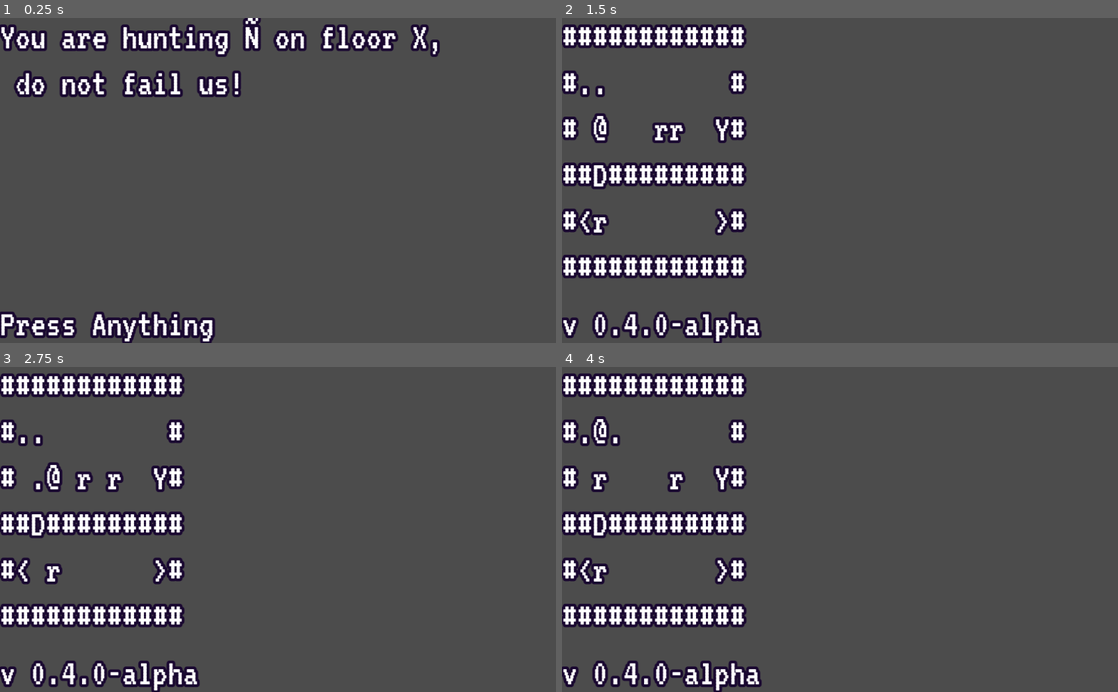
Above: before the commit, frames 1-4 (two rows, left to right).
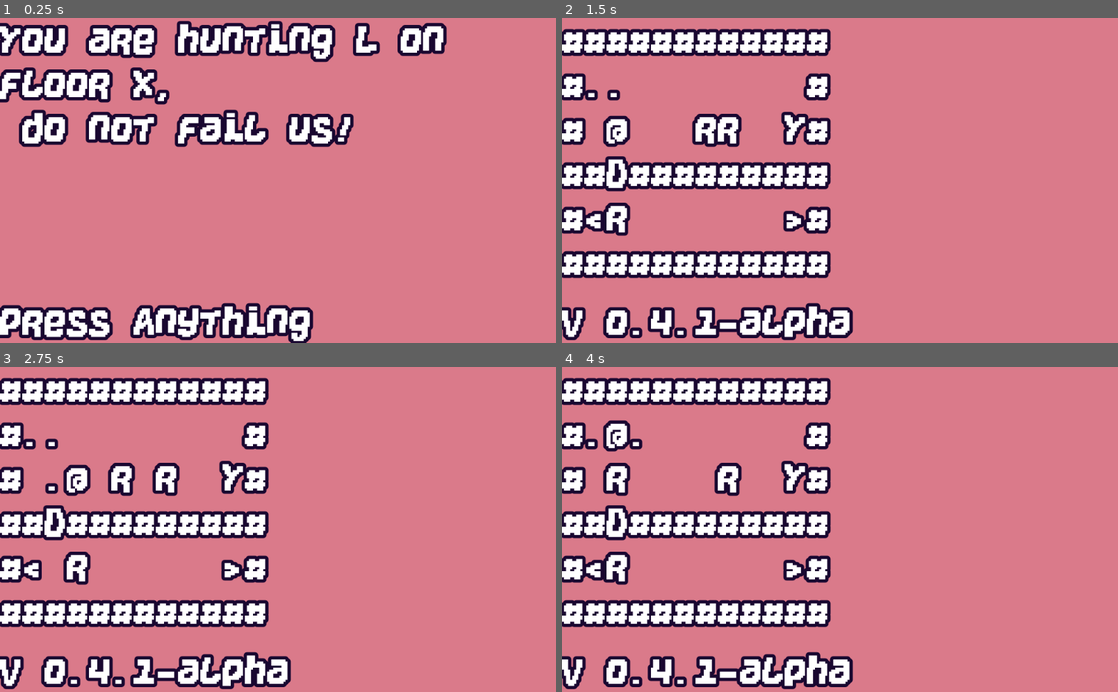
Above: after the commit, the same moments.

Repository: KaizNike/Defeating-User-Built-Dungeon
Game: Godot game, scene res://Main.tscn
Same seed, same stepped clock (60 frames per second), same inputs: the game is played once before the commit and once after it.
Inputs:
- Up to frame 1 (0.25 s): no input
- Up to frame 2 (1.5 s): tap Enter at 0.5 s; hold Right (move_right) 0.53-1.28 s; hold V (version_display) 0.53-1.28 s; tap Space at 1.25 s; hold Down (move_down) from 1.28 s (still down); tap . (wait) at 1.35 s
- Up to frame 3 (2.75 s): tap Enter at 2 s; release Down (move_down) at 2.03 s; hold Right (move_right) from 2.03 s (still down); hold V (version_display) from 2.03 s (still down)
- Up to frame 4 (4 s): tap Space at 2.75 s; release Right (move_right) at 2.78 s; release V (version_display) at 2.78 s; hold Up (move_up) 2.78-3.53 s; tap . (wait) at 2.85 s; tap Enter at 3.5 s; hold Left (move_left) from 3.53 s (still down); hold V (version_display) from 3.53 s (still down)

The runs differ from the first frame. In frame 1, 98% of the frame differs, in the area x 0-100%, y 0-100%; in frame 2, 97%; in frame 3, 97%; in frame 4, 97%.

Commit message:
v0.4.1 - Visual Update
Included credits for Energy by @somepx

Diff:
--- a/Defeating User Built Dungeon/Font.tres
+++ b/Defeating User Built Dungeon/Font.tres
@@ -1,10 +1,10 @@
 [gd_resource type="DynamicFont" load_steps=2 format=2]
 
-[ext_resource path="res://as/VT323-Regular.ttf" type="DynamicFontData" id=1]
+[ext_resource path="res://as/energy-v1/Energy.otf" type="DynamicFontData" id=1]
 
 [resource]
-size = 14
-outline_size = 1
+size = 60
+outline_size = 6
 outline_color = Color( 0.0980392, 0.027451, 0.188235, 1 )
 use_filter = true
 font_data = ExtResource( 1 )
--- a/Defeating User Built Dungeon/Main.gd
+++ b/Defeating User Built Dungeon/Main.gd
@@ -1,8 +1,8 @@
 extends Node
 
 # Major, Minor, Patch
-var version = [0, 4, 0, "-alpha"]
-# Latest - Week 4 - Making Mobs Move
+var version = [0, 4, 1, "-alpha"]
+# Latest - Week 4 Update - New Visuals
 
 # Future ideas - Friendly or neutral mobs
 
@@ -27,7 +27,7 @@
 """
 #############
 #OY#      #O#
-# ##     Ñ# #
+# ##     L# #
 #@ D      D #
 #############
 """]
@@ -36,7 +36,7 @@
 
 const INTERACTS = [">", "<", "Y", "D", "K", "%"]
 const COLLIDES = ["#", "D", "X"]
-const ENTITIES = ["r", "k", "g", "Ñ", "@"]
+const ENTITIES = ["r", "k", "g", "L", "@"]
 const WEAPONS = ["T", "S"]
 const ARMORS = ["O", "P", "B"]
 
@@ -53,7 +53,7 @@
 	Rooms.append(RoomsStore[0])
 	game_array = _get_text_as_array(Rooms[0])
 	_actors_init(game_array)
-	$VSplitContainer/LevelLabel.text = "You are hunting Ñ on floor X,\n do not fail us!"
+	$VSplitContainer/LevelLabel.text = "You are hunting L on floor X,\n do not fail us!"
 	$VSplitContainer/StatusLabel.text = "Press Anything"
 	waiting = true
 
--- a/Defeating User Built Dungeon/Main.tscn
+++ b/Defeating User Built Dungeon/Main.tscn
@@ -16,7 +16,7 @@
 
 [node name="LevelLabel" type="Label" parent="VSplitContainer"]
 margin_right = 1024.0
-margin_bottom = 585.0
+margin_bottom = 521.0
 size_flags_vertical = 3
 custom_fonts/font = ExtResource( 2 )
 text = "XXXXXXXXXXXX
@@ -25,10 +25,11 @@
 XXDXXXXXXXXX
 X..........X
 XXXXXXXXXXXX"
+autowrap = true
 clip_text = true
 
 [node name="StatusLabel" type="Label" parent="VSplitContainer"]
-margin_top = 585.0
+margin_top = 521.0
 margin_right = 1024.0
 margin_bottom = 600.0
 custom_fonts/font = ExtResource( 2 )
--- /dev/null
+++ b/Defeating User Built Dungeon/as/energy-v1/Energy.svg
@@ -0,0 +1,234 @@
+<?xml version="1.0" standalone="no"?>
+<!DOCTYPE svg PUBLIC "-//W3C//DTD SVG 1.1//EN" "http://www.w3.org/Graphics/SVG/1.1/DTD/svg11.dtd" >
+<svg>
+<metadata>
+Created by FontForge 20090914 at Wed Jul 28 10:28:06 2021
+ By www-data
+</metadata>
+<defs>
+<font id="Energy" horiz-adv-x="704" >
+  <font-face
+    font-family="Energy"
+    font-weight="400"
+    font-stretch="normal"
+    units-per-em="1024"
+    panose-1="0 0 4 0 0 0 0 0 0 0"
+    ascent="819"
+    descent="-205"
+    x-height="704"
+    cap-height="832"
+    bbox="0 -192 640 960"
+    underline-thickness="51"
+    underline-position="126"
+    unicode-range="U+0020-U+20AC"
+  />
+<missing-glyph
+ />
+    <glyph glyph-name=".notdef"
+ />
+    <glyph glyph-name="space" unicode=" "
+ />
+    <glyph glyph-name="exclam" unicode="!"
+d="M320 768h192v-256h-64v-128h-64v-192h-192v192h64v128h64v256zM128 128h192v-128h-192v128z" />
+    <glyph glyph-name="quotedbl" unicode="&#x22;"
+d="M64 832h192v-192h-128v64h-64v128zM320 832h192v-192h-128v64h-64v128z" />
+    <glyph glyph-name="numbersign" unicode="#"
+d="M128 640h192v-64h128v64h192v-320h-64v-64h64v-128h-64v-128h-192v64h-128v-64h-192v64h-64v192h128v128h-64v192h64v64zM320 384v-64h-64v-64h128v64h64v64h-128z" />
+    <glyph glyph-name="dollar" unicode="$"
+d="M320 896h128v-64h128v-192h-128v-192h128v-64h64v-256h-64v-64h-64v-64h-128v-64h-128v64h-192v64h-64v192h192v-64h64v128h-64v64h-64v128h-64v256h128v64h128v64zM256 640v-128h64v128h-64zM384 256v-64h64v64h-64z" />
+    <glyph glyph-name="percent" unicode="%"
+d="M320 640h192v-192h-64v-128h-64v-64h256v-256h-256v192h-64v-192h-192v192h64v128h-192v256h256v-64h64v128zM64 512v-64h64v64h-64zM448 128v-64h64v64h-64z" />
+    <glyph glyph-name="ampersand" unicode="&#x26;"
+d="M128 768h384v-64h64v-256h-192v192h-64v-64h-64v-128h64v-64h256v-128h-64v-64h64v-64h64v-128h-192v64h-64v-64h-64v-64h-192v64h-64v64h-64v256h64v64h64v128h-64v192h64v64zM192 320v-192h128v128h-64v64h-64z" />
+    <glyph glyph-name="quotesingle" unicode="'"
+d="M128 768h192v-256h-64v-128h-192v192h64v192z" />
+    <glyph glyph-name="parenleft" unicode="("
+d="M128 768h320v-192h-192v-64h-64v-320h64v-64h192v-192h-320v64h-64v704h64v64z" />
+    <glyph glyph-name="parenright" unicode=")"
+d="M64 768h320v-64h64v-704h-64v-64h-320v192h192v64h64v320h-64v64h-192v192z" />
+    <glyph glyph-name="asterisk" unicode="*"
+d="M64 512h192v-64h128v64h192v-192h-128v-64h128v-192h-192v64h-128v-64h-192v192h128v64h-128v192z" />
+    <glyph glyph-name="plus" unicode="+"
+d="M192 512h256v-128h128v-192h-128v-128h-256v128h-128v192h128v128z" />
+    <glyph glyph-name="comma" unicode=","
+d="M128 128h192v-128h-64v-128h-192v128h64v128z" />
+    <glyph glyph-name="hyphen" unicode="-"
+d="M64 384h512v-192h-512v192z" />
+    <glyph glyph-name="period" unicode="."
+d="M128 128h192v-128h-192v128z" />
+    <glyph glyph-name="slash" unicode="/"
+d="M256 832h192v-576h-128v-256h-192v320h128v512z" />
+    <glyph glyph-name="zero" unicode="0"
+d="M128 768h448v-64h64v-448h-64v-192h-64v-64h-448v64h-64v448h64v192h64v64zM256 576v-192h-64v-192h192v192h64v192h-192z" />
+    <glyph glyph-name="one" unicode="1"
+d="M128 768h384v-384h-64v-192h192v-192h-640v192h192v64h64v192h64v128h-192v192z" />
+    <glyph glyph-name="two" unicode="2"
+d="M128 768h384v-64h64v-320h-64v-64h-64v-64h-192v-64h384v-192h-640v256h64v64h64v64h64v64h192v128h-128v-64h-192v192h64v64z" />
+    <glyph glyph-name="three" unicode="3"
+d="M192 768h384v-64h64v-320h-128v-64h64v-256h-64v-64h-448v64h-64v192h192v-64h192v64h-128v192h192v128h-128v-64h-192v192h64v64z" />
+    <glyph glyph-name="four" unicode="4"
+d="M64 768h192v-320h-64v-64h256v384h192v-512h-64v-256h-192v192h-384v320h64v256z" />
+    <glyph glyph-name="five" unicode="5"
+d="M0 768h576v-192h-384v-64h320v-64h64v-64h64v-320h-64v-64h-448v64h-64v192h192v-64h192v128h-320v64h-64v64h-64v320z" />
+    <glyph glyph-name="six" unicode="6"
+d="M64 768h384v-192h-256v-128h64v64h256v-64h64v-64h64v-320h-64v-64h-448v64h-64v64h-64v576h64v64zM192 320v-64h64v-64h192v128h-256z" />
+    <glyph glyph-name="seven" unicode="7"
+d="M0 768h640v-320h-64v-64h-64v-64h-64v-320h-256v256h64v64h64v128h64v64h64v64h-448v192z" />
+    <glyph glyph-name="eight" unicode="8"
+d="M128 768h448v-64h64v-256h-128v-64h64v-256h-64v-128h-448v64h-64v320h64v320h64v64zM320 640v-64h-64v-128h128v64h64v128h-128zM192 320v-128h192v128h-192z" />
+    <glyph glyph-name="nine" unicode="9"
+d="M128 768h448v-64h64v-512h-64v-192h-192v256h64v64h-64v-64h-256v64h-64v384h64v64zM256 576v-128h192v128h-192z" />
+    <glyph glyph-name="colon" unicode=":"
+d="M128 448h192v-128h-192v128zM128 256h192v-128h-192v128z" />
+    <glyph glyph-name="semicolon" unicode=";"
+d="M128 320h192v-128h-192v128zM128 128h192v-128h-64v-128h-192v128h64v128z" />
+    <glyph glyph-name="less" unicode="&#x3c;"
+d="M320 512h192v-192h-192v-64h192v-192h-192v64h-128v64h-128v192h128v64h128v64z" />
+    <glyph glyph-name="equal" unicode="="
+d="M64 512h512v-128h-512v128zM64 320h512v-192h-512v192z" />
+    <glyph glyph-name="greater" unicode="&#x3e;"
+d="M64 512h192v-64h128v-64h128v-192h-128v-64h-128v-64h-192v192h192v64h-192v192z" />
+    <glyph glyph-name="question" unicode="?"
+d="M192 768h320v-64h64v-256h-64v-64h-64v-64h-64v-128h-192v128h64v128h64v64h64v64h-128v-64h-128v192h64v64zM128 128h192v-128h-192v128z" />
+    <glyph glyph-name="at" unicode="@"
+d="M128 704h448v-64h64v-512h-64v-64h-64v-64h-192v64h-64v64h-64v256h64v64h192v64h-256v-64h-64v-384h128v-128h-192v64h-64v576h64v64h64v64zM320 320v-128h64v64h64v64h-128z" />
+    <glyph glyph-name="A" unicode="A"
+d="M256 832h256v-320h64v-192h64v-320h-192v320h-64v-64h-64v-64h-128v-192h-192v256h64v192h64v192h64v128h64v64zM320 640v-128h-64v-128h64v64h64v192h-64z" />
+    <glyph glyph-name="B" unicode="B"
+d="M128 832h448v-64h64v-256h-128v-64h64v-64h64v-192h-64v-128h-64v-128h-448v64h-64v448h64v320h64v64zM320 704v-64h-64v-128h128v64h64v128h-128zM384 384v-64h-192v-192h192v128h64v128h-64z" />
+    <glyph glyph-name="C" unicode="C"
+d="M128 832h448v-64h64v-256h-192v128h-192v-128h-64v-320h192v64h192v-192h-64v-64h-448v64h-64v512h64v192h64v64z" />
+    <glyph glyph-name="D" unicode="D"
+d="M64 832h448v-128h64v-192h64v-320h-64v-128h-64v-128h-448v64h-64v448h64v384zM256 704v-384h-64v-192h192v128h64v256h-64v192h-128z" />
+    <glyph glyph-name="E" unicode="E"
+d="M192 832h448v-192h-320v-64h-64v-64h256v-192h-320v-128h448v-192h-640v384h64v256h64v128h64v64z" />
+    <glyph glyph-name="F" unicode="F"
+d="M192 832h448v-192h-320v-64h-64v-64h256v-192h-256v-128h-64v-192h-192v256h64v384h64v128h64v64z" />
+    <glyph glyph-name="G" unicode="G"
+d="M128 832h448v-64h64v-256h-192v128h-192v-128h-64v-320h192v64h-128v128h64v64h256v-384h-64v-64h-448v64h-64v512h64v192h64v64z" />
+    <glyph glyph-name="H" unicode="H"
+d="M448 832h192v-576h-64v-256h-192v256h-192v-256h-192v384h64v384h192v-320h192v384z" />
+    <glyph glyph-name="I" unicode="I"
+d="M64 832h576v-192h-192v-192h-64v-256h256v-192h-640v192h192v256h64v192h-192v192z" />
+    <glyph glyph-name="J" unicode="J"
+d="M384 832h256v-384h-64v-256h-64v-192h-64v-64h-128v-64h-256v64h-64v192h192v-64h128v384h64v384z" />
+    <glyph glyph-name="K" unicode="K"
+d="M64 832h256v-256h64v192h192v-256h-64v-128h-64v-128h64v-64h64v-64h64v-128h-256v64h-64v64h-64v128h-64v-256h-192v384h64v448zM256 512v-64h64v64h-64z" />
+    <glyph glyph-name="L" unicode="L"
+d="M64 832h256v-192h-64v-256h-64v-192h192v64h256v-192h-192v-64h-448v448h64v384z" />
+    <glyph glyph-name="M" unicode="M"
+d="M0 832h256v-64h128v64h256v-512h-64v-320h-192v320h64v320h-64v-128h-128v128h-64v-640h-192v832z" />
+    <glyph glyph-name="N" unicode="N"
+d="M0 832h320v-64h64v-192h64v256h192v-512h-64v-320h-192v320h64v64h-128v64h-64v128h-64v-576h-192v832z" />
+    <glyph glyph-name="O" unicode="O"
+d="M128 832h448v-64h64v-448h-64v-256h-64v-64h-448v64h-64v512h64v192h64v64zM256 640v-192h-64v-256h192v256h64v192h-192z" />
+    <glyph glyph-name="P" unicode="P"
+d="M128 832h448v-64h64v-448h-64v-64h-64v-64h-256v-192h-256v576h64v192h64v64zM256 640v-128h-64v-192h128v64h64v64h64v192h-192z" />
+    <glyph glyph-name="Q" unicode="Q"
+d="M128 832h448v-64h64v-448h-64v-128h-128v-64h128v-192h-320v64h-64v64h-128v64h-64v448h64v192h64v64zM256 640v-192h-64v-192h128v64h64v128h64v192h-192z" />
+    <glyph glyph-name="R" unicode="R"
+d="M128 832h448v-64h64v-320h-64v-64h-64v-64h64v-320h-192v256h-64v64h-128v-320h-192v640h64v128h64v64zM256 640v-128h-64v-64h192v64h64v128h-192z" />
+    <glyph glyph-name="S" unicode="S"
+d="M192 832h320v-64h64v-192h-192v64h-128v-128h128v-64h192v-64h64v-256h-64v-64h-64v-64h-448v64h-64v192h192v-64h256v64h-64v64h-192v64h-64v128h-64v256h128v64z" />
+    <glyph glyph-name="T" unicode="T"
+d="M448 832h192v-192h-192v-256h-64v-384h-192v384h64v192h-256v192h448v64z" />
+    <glyph glyph-name="U" unicode="U"
+d="M64 832h192v-384h-64v-256h128v64h64v192h64v384h192v-512h-64v-256h-64v-64h-448v64h-64v512h64v256z" />
+    <glyph glyph-name="V" unicode="V"
+d="M0 832h192v-320h64v-320h64v128h64v192h64v320h192v-256h-64v-192h-64v-192h-64v-128h-64v-64h-192v64h-64v256h-64v192h-64v320z" />
+    <glyph glyph-name="W" unicode="W"
+d="M384 832h192v-256h64v-576h-256v64h-128v-64h-256v768h192v-576h64v128h128v-128h64v384h-64v256z" />
+    <glyph glyph-name="X" unicode="X"
+d="M0 832h192v-64h64v-192h64v64h128v128h192v-192h-128v-64h-64v-64h-64v-64h64v-64h64v-64h64v-192h-192v128h-64v64h-64v-64h-64v-192h-192v256h64v64h64v64h64v64h-64v64h-64v128h-64v192z" />
+    <glyph glyph-name="Y" unicode="Y"
+d="M0 832h192v-64h64v-192h64v64h128v128h192v-192h-128v-64h-64v-64h-64v-128h-64v-128h-64v-192h-192v320h64v64h64v64h-64v64h-64v128h-64v192z" />
+    <glyph glyph-name="Z" unicode="Z"
+d="M64 768h576v-192h-64v-64h-64v-64h-64v-64h-64v-64h-64v-64h-64v-64h384v-192h-640v256h64v64h64v64h64v64h64v64h64v64h-256v192z" />
+    <glyph glyph-name="bracketleft" unicode="["
+d="M64 768h384v-192h-256v-448h256v-192h-384v832z" />
+    <glyph glyph-name="backslash" unicode="\"
+d="M128 832h192v-256h128v-576h-192v512h-128v320z" />
+    <glyph glyph-name="bracketright" unicode="]"
+d="M64 768h384v-832h-384v192h256v448h-256v192z" />
+    <glyph glyph-name="asciicircum" unicode="^"
+d="M256 832h128v-128h128v-256h-192v128h-64v-64h-192v192h128v64h64v64z" />
+    <glyph glyph-name="underscore" unicode="_"
+d="M64 128h512v-192h-512v192z" />
+    <glyph glyph-name="grave" unicode="`"
+d="M64 896h192v-128h128v-192h-256v128h-64v192z" />
+    <glyph glyph-name="a" unicode="a"
+d="M128 768h448v-64h64v-576h-64v-64h-64v-64h-448v64h-64v320h64v64h128v64h256v64h-320v192zM320 384v-64h-128v-128h192v64h64v128h-128z" />
+    <glyph glyph-name="b" unicode="b"
+d="M64 896h256v-256h64v64h192v-64h64v-384h-64v-192h-64v-64h-448v64h-64v448h64v384zM256 512v-64h-64v-256h192v128h64v192h-192z" />
+    <glyph glyph-name="c" unicode="c"
+d="M128 704h448v-64h64v-256h-192v128h-192v-128h-64v-256h192v64h192v-192h-64v-64h-448v64h-64v448h64v192h64v64z" />
+    <glyph glyph-name="d" unicode="d"
+d="M384 896h256v-704h-64v-192h-64v-64h-448v64h-64v512h64v128h64v64h192v-64h64v256zM256 512v-64h-64v-320h192v128h64v256h-192z" />
+    <glyph glyph-name="e" unicode="e"
+d="M128 768h448v-64h64v-384h-64v-64h-384v-128h192v64h192v-192h-64v-64h-448v64h-64v576h64v128h64v64zM256 576v-64h-64v-128h192v64h64v128h-192z" />
+    <glyph glyph-name="f" unicode="f"
+d="M192 768h448v-192h-320v-64h-64v-64h256v-192h-256v-128h-64v-192h-192v256h64v384h64v128h64v64z" />
+    <glyph glyph-name="g" unicode="g"
+d="M128 768h448v-64h64v-448h-64v-320h-64v-64h-64v-64h-320v64h-64v192h192v-128h64v64h64v128h-320v64h-64v384h64v128h64v64zM256 576v-64h-64v-192h192v64h64v192h-192z" />
+    <glyph glyph-name="h" unicode="h"
+d="M64 896h256v-256h64v64h192v-64h64v-384h-64v-256h-192v320h64v192h-192v-64h-64v-448h-192v512h64v384z" />
+    <glyph glyph-name="i" unicode="i"
+d="M128 896h256v-128h-256v128zM128 704h256v-448h256v-256h-256v64h-128v-64h-192v256h64v448z" />
+    <glyph glyph-name="j" unicode="j"
+d="M384 896h256v-128h-256v128zM384 704h256v-256h-64v-256h-64v-192h-64v-64h-128v-64h-256v64h-64v192h192v-64h128v384h64v256z" />
+    <glyph glyph-name="k" unicode="k"
+d="M64 768h256v-192h64v64h192v-128h-64v-128h-64v-128h64v-64h64v-64h64v-192h-192v64h-64v64h-64v64h-64v128h-64v-320h-192v448h64v384zM256 512v-64h64v64h-64z" />
+    <glyph glyph-name="l" unicode="l"
+d="M128 832h192v-192h-64v-256h-64v-192h192v64h64v64h192v-192h-64v-64h-64v-64h-448v64h-64v384h64v256h64v128z" />
+    <glyph glyph-name="m" unicode="m"
+d="M0 768h256v-64h128v64h256v-512h-64v-256h-192v256h64v320h-64v-128h-128v128h-64v-576h-192v768z" />
+    <glyph glyph-name="n" unicode="n"
+d="M128 832h448v-64h64v-448h-64v-256h-192v384h64v192h-192v-128h-64v-448h-192v576h64v128h64v64z" />
+    <glyph glyph-name="o" unicode="o"
+d="M128 768h448v-64h64v-448h-64v-192h-64v-64h-448v64h-64v448h64v192h64v64zM256 576v-192h-64v-192h192v192h64v192h-192z" />
+    <glyph glyph-name="p" unicode="p"
+d="M128 768h448v-64h64v-448h-64v-64h-64v-64h-256v-192h-256v576h64v192h64v64zM256 576v-128h-64v-192h128v64h64v64h64v192h-192z" />
+    <glyph glyph-name="q" unicode="q"
+d="M128 768h448v-64h64v-448h-64v-384h-256v256h-64v-64h-192v64h-64v384h64v192h64v64zM256 576v-128h-64v-192h192v64h64v256h-192z" />
+    <glyph glyph-name="r" unicode="r"
+d="M128 768h448v-64h64v-320h-64v-64h-64v-64h64v-320h-192v256h-64v64h-128v-256h-192v576h64v128h64v64zM256 576v-128h-64v-64h192v64h64v128h-192z" />
+    <glyph glyph-name="s" unicode="s"
+d="M192 768h320v-64h64v-192h-192v64h-128v-128h128v-64h192v-64h64v-256h-64v-64h-64v-64h-448v64h-64v192h192v-64h256v64h-64v64h-192v64h-64v128h-64v256h128v64z" />
+    <glyph glyph-name="t" unicode="t"
+d="M448 768h192v-192h-192v-256h-64v-320h-192v320h64v192h-256v192h448v64z" />
+    <glyph glyph-name="u" unicode="u"
+d="M64 768h192v-384h-64v-192h128v64h64v128h64v384h192v-512h-64v-192h-64v-64h-448v64h-64v448h64v256z" />
+    <glyph glyph-name="v" unicode="v"
+d="M0 768h192v-320h64v-320h64v128h64v192h64v320h192v-256h-64v-192h-64v-192h-64v-128h-64v-64h-192v64h-64v256h-64v192h-64v320z" />
+    <glyph glyph-name="w" unicode="w"
+d="M384 768h192v-256h64v-512h-256v64h-128v-64h-256v704h192v-512h64v128h128v-128h64v320h-64v256z" />
+    <glyph glyph-name="x" unicode="x"
+d="M0 768h192v-64h64v-192h64v64h128v128h192v-192h-128v-64h-64v-64h-64v-64h64v-64h64v-64h64v-192h-192v128h-64v64h-64v-64h-64v-192h-192v256h64v64h64v64h64v64h-64v64h-64v128h-64v192z" />
+    <glyph glyph-name="y" unicode="y"
+d="M448 832h192v-512h-64v-256h-64v-64h-128v-64h-256v64h-128v192h256v-64h128v128h-320v64h-64v320h64v128h192v-192h-64v-128h256v384z" />
+    <glyph glyph-name="z" unicode="z"
+d="M0 704h576v-192h-64v-64h-64v-64h-64v-64h-64v-64h-64v-64h384v-192h-640v256h64v64h64v64h64v64h64v64h-256v192z" />
+    <glyph glyph-name="braceleft" unicode="{"
+d="M128 768h320v-192h-192v-64h-64v-64h64v-64h-64v-64h64v-64h-64v-64h64v-64h192v-192h-320v64h-64v192h64v64h-64v128h64v64h-64v256h64v64z" />
+    <glyph glyph-name="bar" unicode="|"
+d="M64 896h256v-896h-256v896z" />
+    <glyph glyph-name="braceright" unicode="}"
+d="M64 768h320v-64h64v-256h-64v-64h64v-128h-64v-64h64v-192h-64v-64h-320v192h192v64h64v64h-64v64h64v64h-64v64h64v64h-64v64h-192v192z" />
+    <glyph glyph-name="asciitilde" unicode="~"
+d="M192 448h128v-64h64v-64h64v64h128v-192h-64v-64h-128v64h-64v64h-64v-64h-192v192h128v64z" />
+    <glyph glyph-name="cent" unicode="&#xa2;"
+d="M320 768h128v-64h128v-192h-128v-192h-64v-128h64v64h64v64h128v-256h-64v-64h-192v-64h-128v64h-192v64h-64v384h64v192h64v64h192v64zM256 512v-64h-64v-256h64v192h64v128h-64z" />
+    <glyph glyph-name="sterling" unicode="&#xa3;"
+d="M256 832h384v-192h-256v-64h-64v-64h192v-192h-256v-128h384v-192h-640v192h64v128h-64v192h128v128h64v128h64v64z" />
+    <glyph glyph-name="copyright" unicode="&#xa9;"
+d="M64 640h576v-704h-64v-64h-512v64h-64v640h64v64zM192 512v-64h-64v-384h384v448h-320zM256 448h192v-128h-128v-128h128v-64h-256v256h64v64z" />
+    <glyph glyph-name="registered" unicode="&#xae;"
+d="M64 640h576v-704h-64v-64h-512v64h-64v640h64v64zM192 512v-64h-64v-384h384v448h-320zM256 448h192v-192h-64v64h-64v-64h64v-64h-64v-64h-128v256h64v64zM320 320v-64h64v64h-64zM384 192h64v-64h-64v64z" />
+    <glyph glyph-name="degree" unicode="&#xb0;"
+d="M128 960h256v-64h64v-320h-64v-64h-192v64h-64v64h-64v256h64v64zM192 832v-128h128v128h-128z" />
+    <glyph glyph-name="Euro" unicode="&#x20ac;"
+d="M256 832h384v-192h-256v-64h192v-128h-320v-64h320v-128h-320v-64h384v-192h-512v64h-64v192h-64v128h128v64h-64v128h64v64h64v128h64v64z" />
+    <glyph glyph-name="glyph1"
+ />
+  </font>
+</defs></svg>
--- a/Defeating User Built Dungeon/project.godot
+++ b/Defeating User Built Dungeon/project.godot
@@ -17,7 +17,6 @@
 [display]
 
 window/size/resizable=false
-window/stretch/shrink=5.0
 
 [input]
 
@@ -65,4 +64,5 @@
 quality/driver/driver_name="GLES2"
 vram_compression/import_etc=true
 vram_compression/import_etc2=false
+environment/default_clear_color=Color( 0.854902, 0.478431, 0.541176, 1 )
 environment/default_environment="res://default_env.tres"
Binary file added: Defeating User Built Dungeon/as/energy-v1/Energy.otf
Not shown, added: Defeating User Built Dungeon/as/energy-v1/Energy.svg.import
Binary file added: Defeating User Built Dungeon/as/energy-v1/Energy.ttf
Binary file added: Defeating User Built Dungeon/as/energy-v1/Energy.woff
Binary file added: Defeating User Built Dungeon/as/energy-v1/energy-v1.png
Not shown, added: Defeating User Built Dungeon/as/energy-v1/energy-v1.png.import
Not shown, added: Defeating User Built Dungeon/as/energy-v1/energy-v1.txt
Not shown, added: CREDITS.md
Not shown, added: Defeating User Built Dungeon/as/energy-v1/Energy.eot
